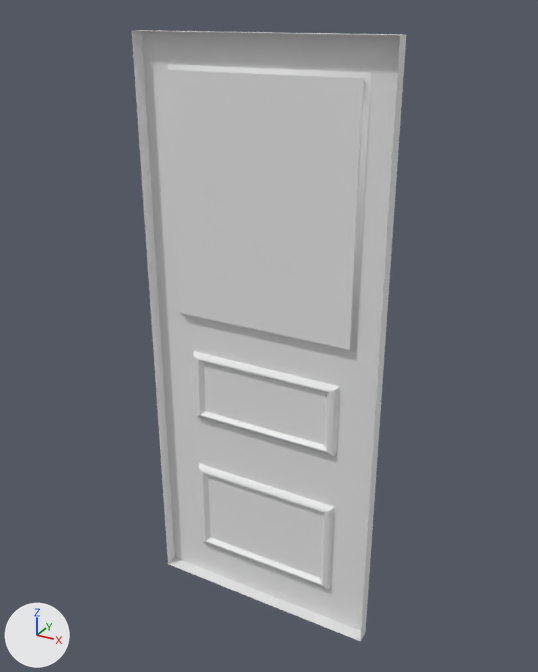
The FBX model Study Extension/Assets/Models/Door/Door-LowPoly.fbx as it was, and as the next commit left it.
Camera for both pictures: a 50 mm lens placed at (1.11, -4.47, 2.09), pointed at (0.01, -2.46, 1.09). Lighting does not change. The marker at lower left points along +X, +Y and +Z. Where no turn or scale is listed for an object, it has been applied to the vertices.

The older version as bpy lines, for what is in view:
```python
me_cube_001 = bpy.data.meshes.new('Cube.001')
me_cube_001.from_pydata(...)  # 408 vertices, 419 faces; spans x 0.0..0.85, y -0.02..0.09, z -1.01..1.01
# faces by material slot: [82, 336, 1]
me_cube_001.materials.append(mat_door)  # white #e7e7e7
me_cube_001.materials.append(mat_doorknob)  # white #e7e7e7
me_cube_001.materials.append(mat_glass)  # white #e7e7e7
ob_door_lowpoly = bpy.data.objects.new('Door-LowPoly', me_cube_001)
ob_door_lowpoly.location = (-0.425, -2.507, 1.015)
```
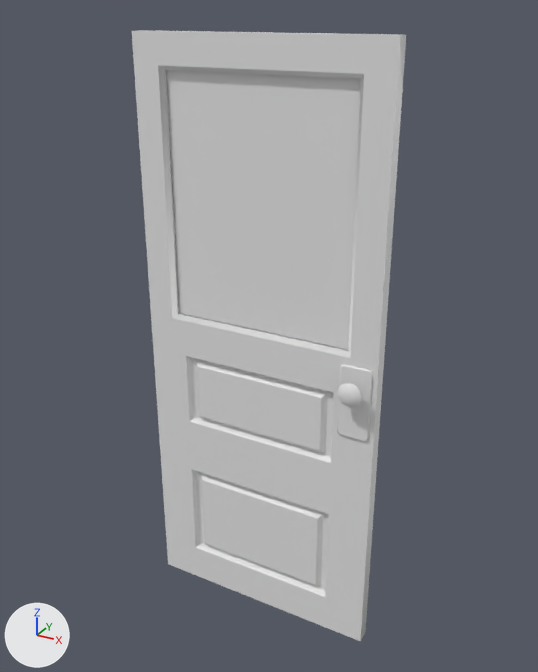
The newer file is also turned or shifted as a whole; pictures and numbers use the older file's frame.

Changed parts and their boxes (x1, y1, x2, y2) in the pictures (538 x 672 px; the box of a moved part takes in the faces that stretch with it):
part 1 of me_cube_001, added
    after: (337, 383, 362, 408)
part 2 of me_cube_001, added
    after: (337, 364, 373, 441)
part 3 of me_cube_001, moved or reshaped (not visible before)
    after: (132, 31, 400, 641)

The change in detail:
me_cube_001 is used by ob_door_lowpoly; location (-0.425, -2.507, 1.015).
me_cube_001 had 408 vertices, 419 faces and spanned x 0.0..0.85, y -0.02..0.09, z -1.01..1.01.
me_cube_001 now has 792 vertices, 827 faces and spans x 0.0..0.85, y -0.09..0.09, z -1.01..1.01.
me_cube_001 part 1: a new loose piece of 242 vertices spanning x 0.74..0.82, y -0.09..-0.05, z -0.05..0.03, in mat_doorknob (white #e7e7e7).
me_cube_001 part 2: a new loose piece of 62 vertices spanning x 0.73..0.83, y -0.03, z -0.18..0.07, in mat_doorknob (white #e7e7e7).
Part 3, on me_cube_001:
235 faces are deleted.
24 vertices move within x 0.75..0.82, y 0.03..0.09, z -0.12..0.02.
64 vertices are added at x 0.09..0.76, y -0.02..-0.01, z -0.87..0.92.
72 new faces join them, mat_door (white #e7e7e7).
235 new faces join them, mat_doorknob (white #e7e7e7).
